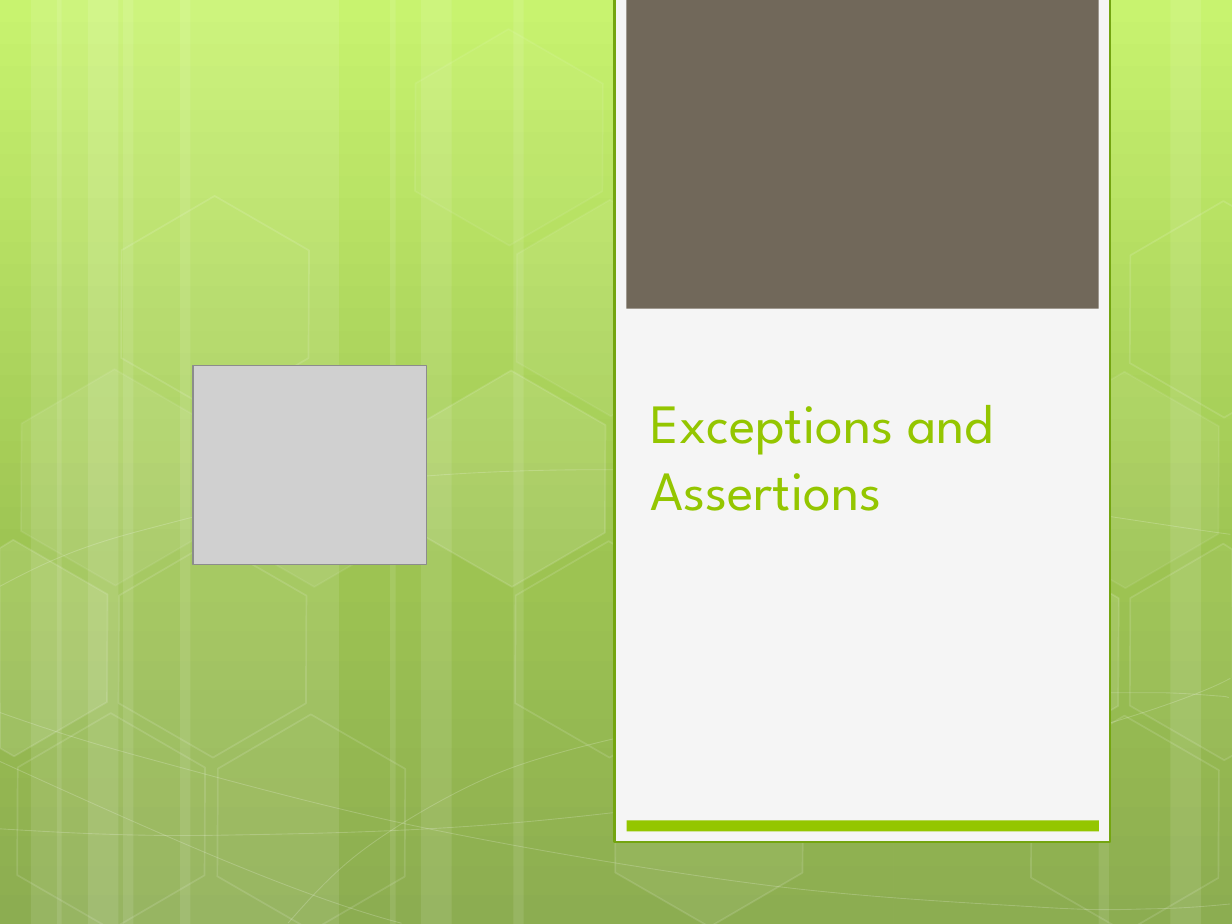
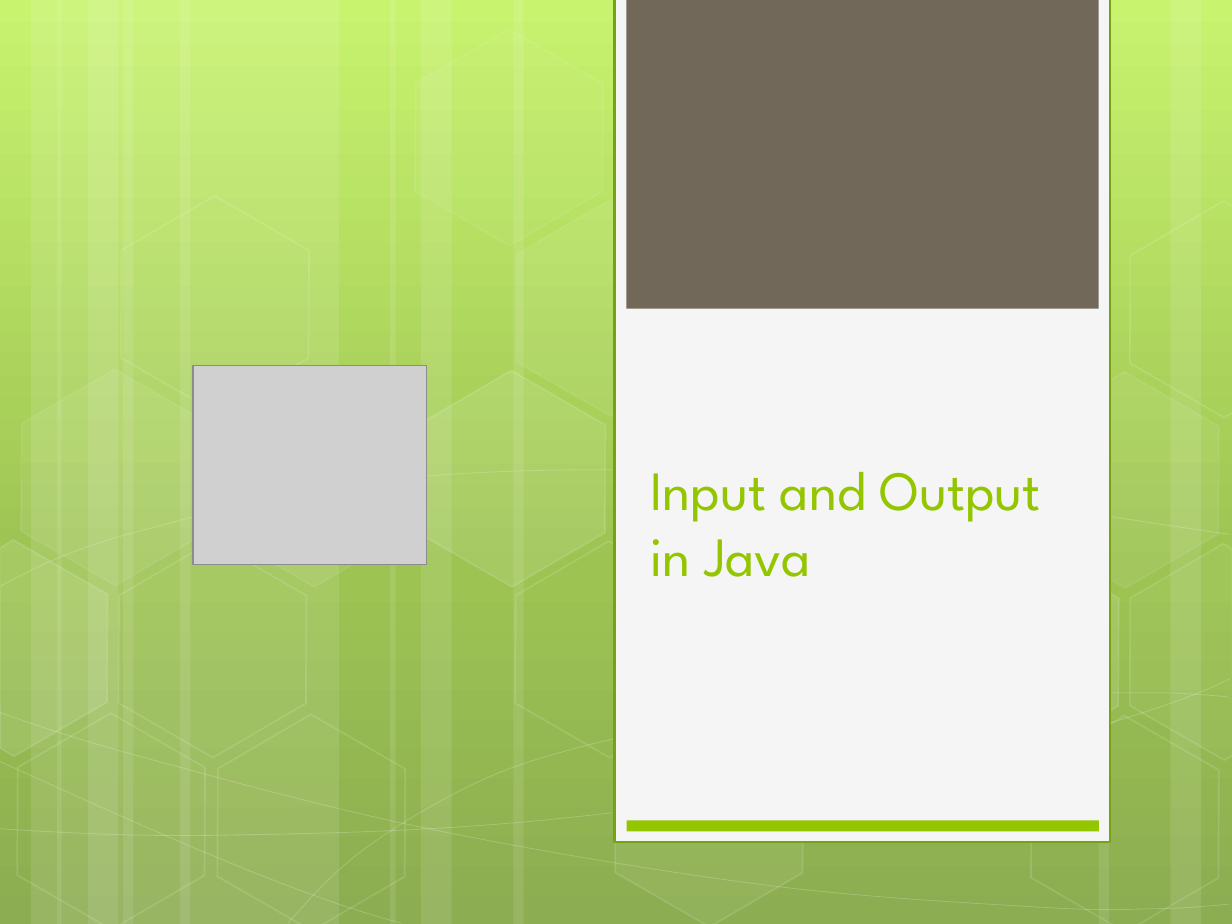
Before and after one commit to luanvucong93/jc2, a slide deck: slide 1 of WEEK_2/Slide/Day4_JC2.pptx. Drawn at 1232x924 pixels with LibreOffice and Linux fonts; fonts in the diff are those of the drawing; grey boxes stand for pictures. Boxes give left, top, right and bottom in pixels: in the first picture for what was removed or moved away, otherwise in the second. Text is boxed around its words. In the diff, an @@ line names an element or a change of style, - is before the commit and + after.

```diff
--- a/WEEK_2/Slide/Day4_JC2.pptx
+++ b/WEEK_2/Slide/Day4_JC2.pptx
@@ title at (650,472,1041,577): text changed @@
-Exceptions and Assertions
+Input and Output in Java
```
Also in this commit, not shown: 3 other slides changed, 1 slide removed, 1 other file.
